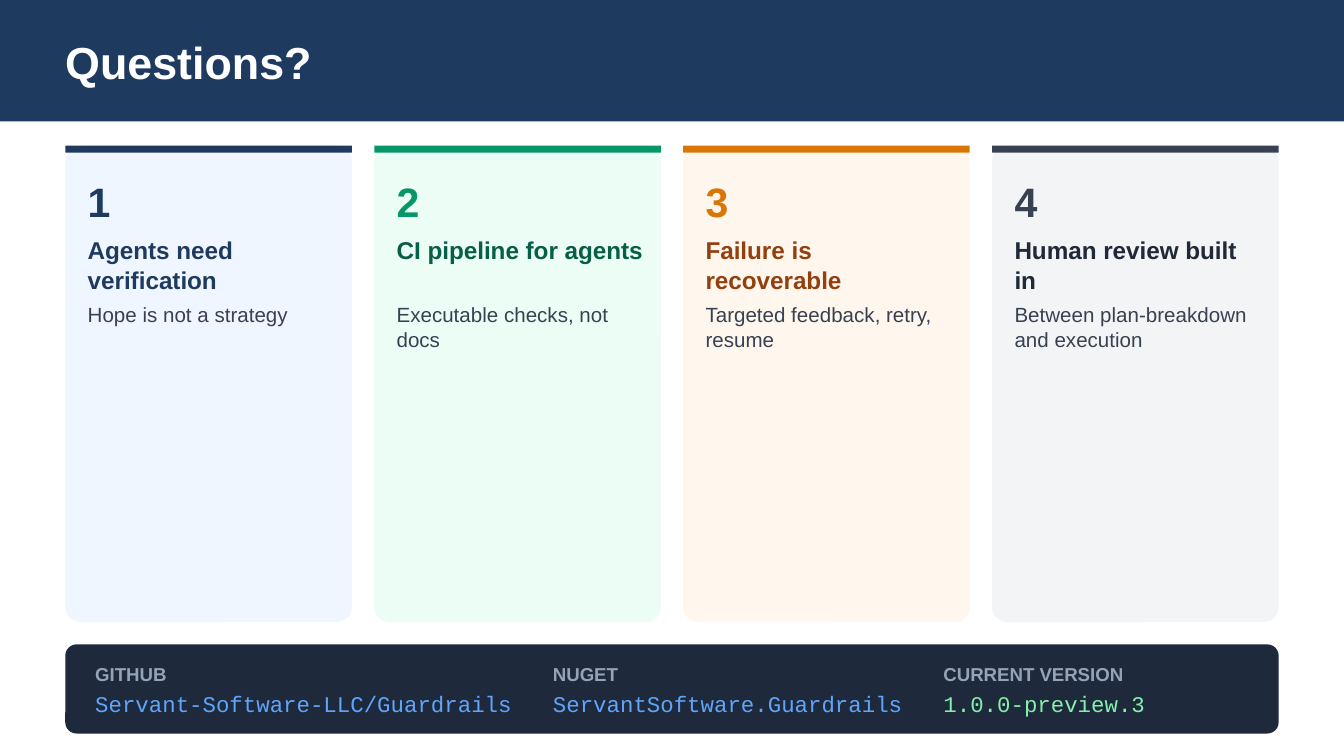
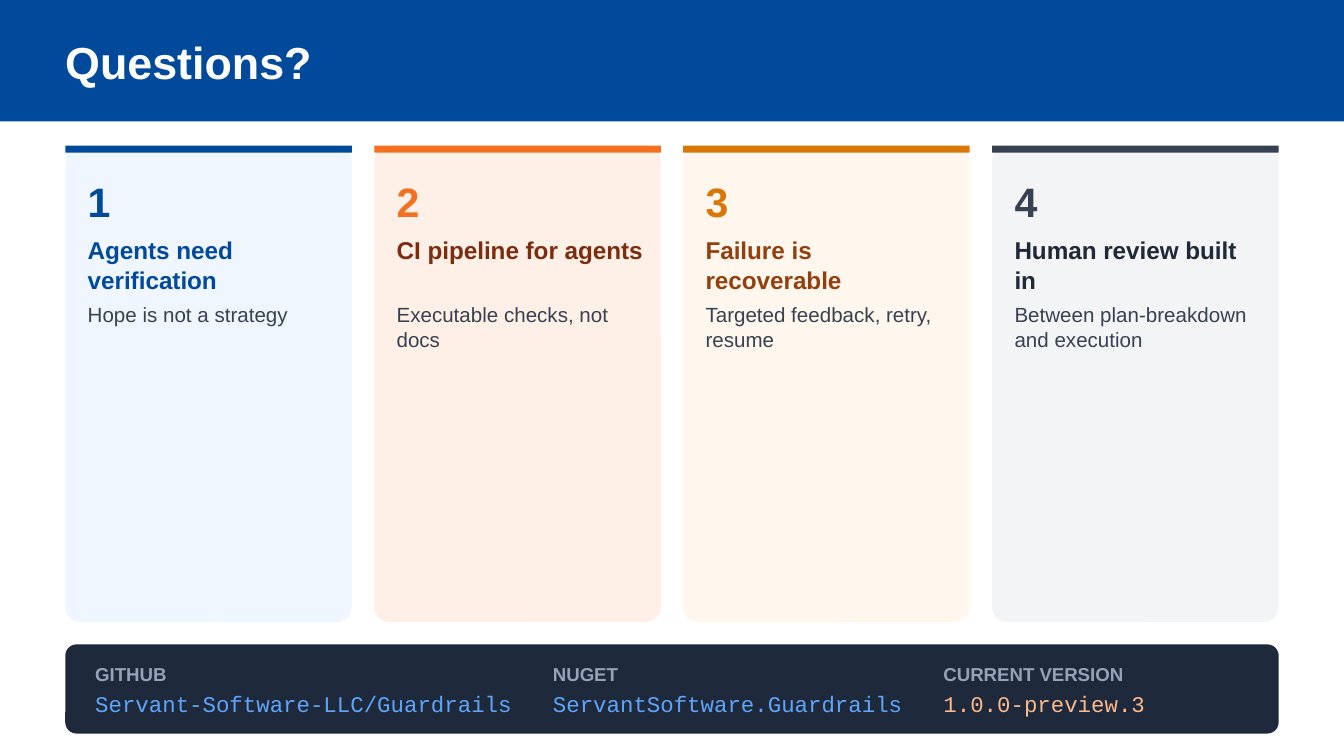
Before and after one commit to Servant-Software-LLC/Guardrails, a slide deck: slide 13 of docs/presentations/guardrails-lunch-and-learn-2026-06-15.pptx. Drawn at 1344x756 pixels with LibreOffice and Linux fonts; fonts in the diff are those of the drawing. Boxes give left, top, right and bottom in pixels: in the first picture for what was removed or moved away, otherwise in the second. Text is boxed around its words. In the diff, an @@ line names an element or a change of style, - is before the commit and + after.

```diff
--- a/docs/presentations/guardrails-lunch-and-learn-2026-06-15.pptx
+++ b/docs/presentations/guardrails-lunch-and-learn-2026-06-15.pptx
@@ rectangle at box(0, 0, 1344, 121): fill #1F3A5F to #01499B @@
@@ line (66, 149) - (352, 149): stroke #1F3A5F 3.75 pt to #01499B 3.75 pt @@
@@ rounded rectangle at box(374, 145, 660, 622): fill #ECFDF5 to #FEF0E6 @@
@@ line (374, 149) - (661, 149): stroke #059669 3.75 pt to #F36F21 3.75 pt @@
@@ text "1" at box(88, 188, 111, 217): text colour #1F3A5F to #01499B @@
@@ text "2" at box(397, 188, 420, 217): text colour #059669 to #F36F21 @@
@@ text "Agents need verification" at box(88, 241, 233, 290): text colour #1F3A5F to #01499B @@
@@ text "CI pipeline for agents" at box(397, 241, 643, 264): text colour #065F46 to #7C2D10 @@
@@ text "1.0.0-preview.3" at box(943, 695, 1144, 717): text colour #86EFAC to #FBB98C @@
```
Also in this commit, not shown: 12 other slides changed.
